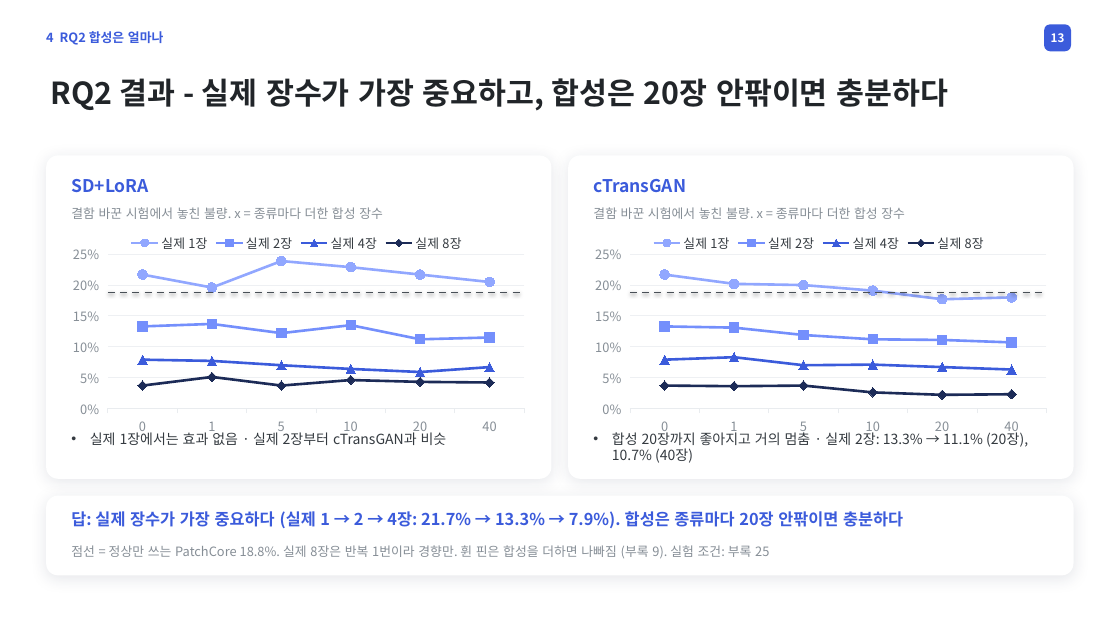
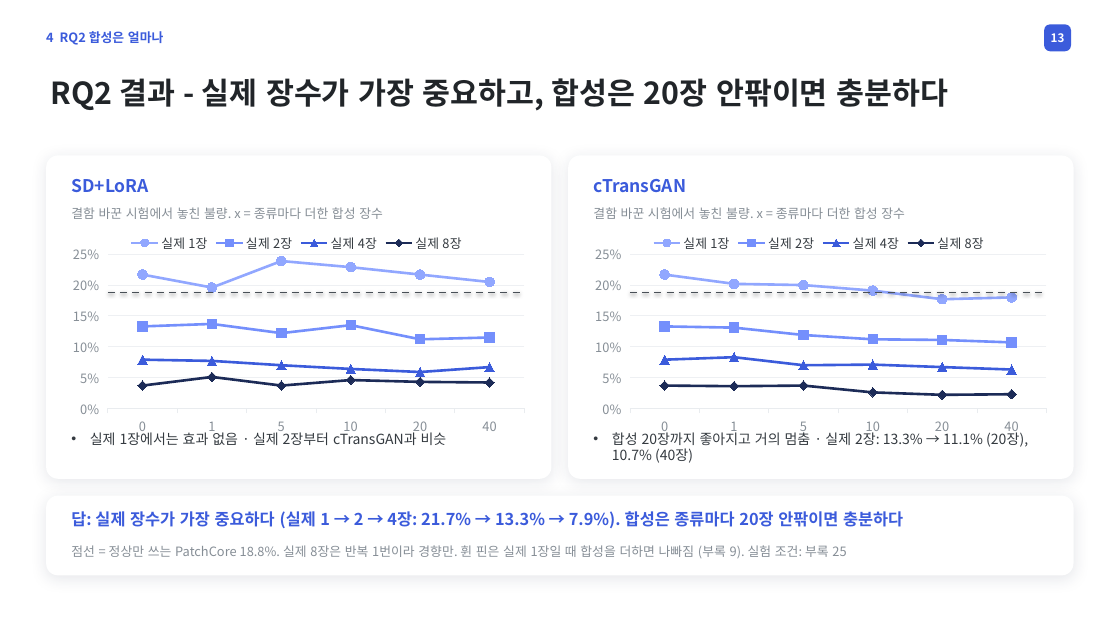
Before and after one commit to Junho-YEO-maker/26_2_DeepLearning, a slide deck: slide 13 of PCB_AD_presentation_v5.pptx. Drawn at 1120x630 pixels with LibreOffice and Linux fonts; fonts in the diff are those of the drawing. Boxes give left, top, right and bottom in pixels: in the first picture for what was removed or moved away, otherwise in the second. Text is boxed around its words. In the diff, an @@ line names an element or a change of style, - is before the commit and + after.

```diff
--- a/PCB_AD_presentation_v5.pptx
+++ b/PCB_AD_presentation_v5.pptx
@@ text at [71, 545, 846, 558]: text changed @@
-점선 = 정상만 쓰는 PatchCore 18.8%. 실제 8장은 반복 1번이라 경향만. 휜 핀은 합성을 더하면 나빠짐 (부록 9). 실험 조건: 부록 25
+점선 = 정상만 쓰는 PatchCore 18.8%. 실제 8장은 반복 1번이라 경향만. 휜 핀은 실제 1장일 때 합성을 더하면 나빠짐 (부록 9). 실험 조건: 부록 25
```
Also in this commit, not shown: 2 other slides changed, 9 other files.
